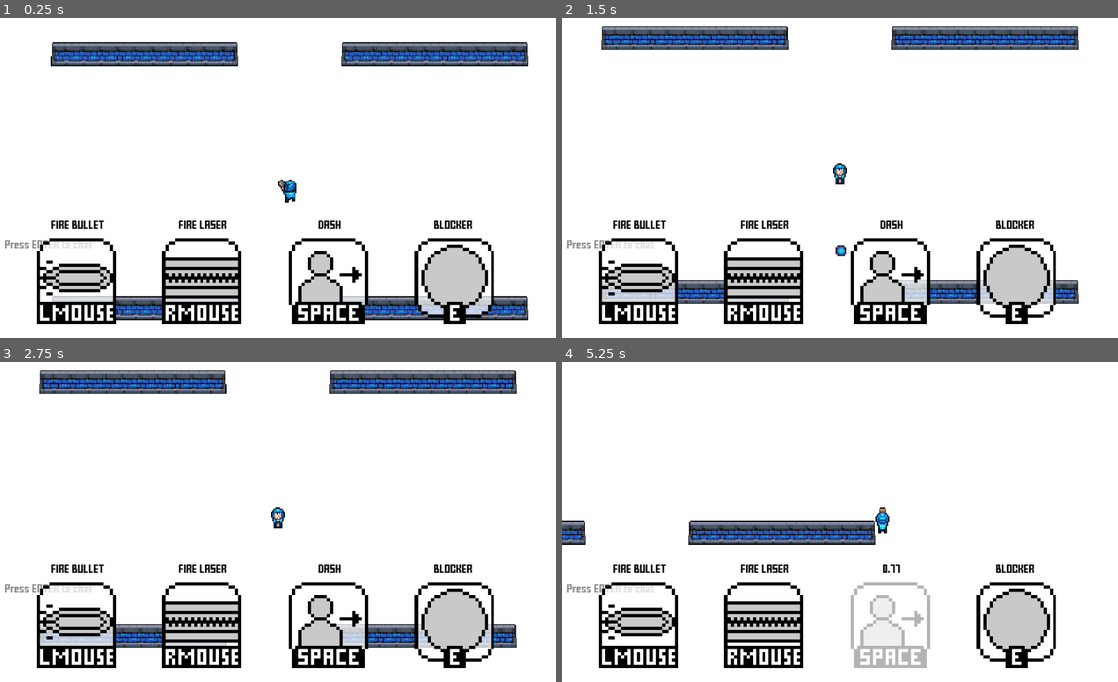
Above: before the commit, frames 1-4 (two rows, left to right).
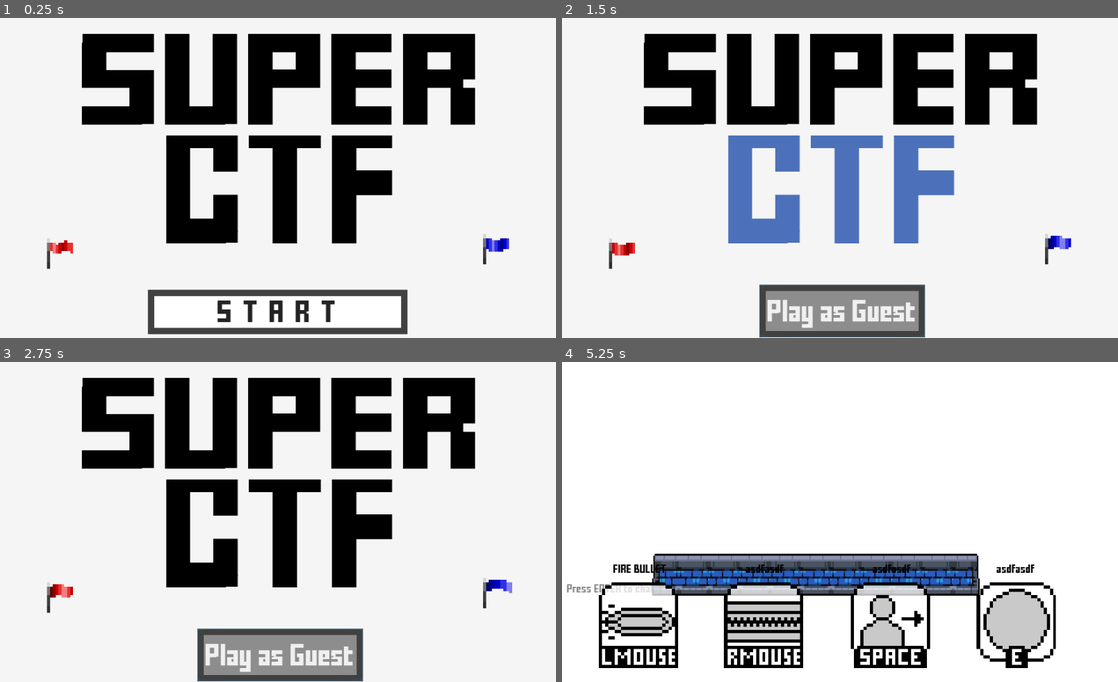
Above: after the commit, the same moments.

Repository: MarshallJDem/SuperCTF
Game: Godot game, scene res://TitleScreen.tscn
Two runs of this game, one before a commit and one after it. Both use one fixed random seed, a clock stepped at 60 frames per second and the inputs below. Sound files missing from this copy of the repository are replaced by a short silence.
Inputs (mouse positions are in pixels of both pictures, inside the frame that each line leads up to):
- Up to frame 1 (0.25 s): no input
- Up to frame 2 (1.5 s): click (840, 312) at 0.5 s, where only the run after the commit has a clickable "START"; click (840, 312) at 1.25 s, where only the run after the commit has a clickable "Play as Guest"
- Up to frame 3 (2.75 s): click (278, 656) at 2 s, where only the run after the commit has a clickable "Play as Guest"
- Up to frame 4 (5.25 s): tap Enter at 2.75, 2.85 s; move the mouse to (962, 506) at 2.77 s; hold D 2.78-3.53 s; click (962, 506) at 2.92 s; tap Space at 3.02, 3.77, 5 s; move the mouse to (728, 538) at 3.52 s; hold S 3.53-4.25 s; tap 2 at 3.6 s; click (656, 589) at 4.27 s; type "12" at 4.35 s; move the mouse to (895, 451) at 5.02 s; hold D from 5.03 s (still down); tap 3 at 5.1 s

The runs differ from the first frame. In frame 1, 38% of the frame differs, in the area x 0-95%, y 4-99%; in frame 2, 39%, in the area x 0-93%, y 2-100%; in frame 3, 38%; in frame 4, 13%.
Error before the commit: Invalid get index '0' (on base: 'Dictionary'). (res://GameContent/LineEdit.gd:46)

Commit message:
Updated things to Godot 3.2 and reverted back to HTTPS

Diff:
--- a/GameContent/NetworkController.gd
+++ b/GameContent/NetworkController.gd
@@ -84,8 +84,8 @@
 	reset_game();
 	player_name = 'Server';
 	server = WebSocketServer.new();
-	#server.private_key = load("res://HTTPSKeys/private_key.key");
-	#server.ssl_certificate = load("res://HTTPSKeys/certificate.crt");
+	server.private_key = load("res://HTTPS_Keys/linux_privkey.key");
+	server.ssl_certificate = load("res://HTTPS_Keys/linux_cert.crt");
 	server.listen(PORT, PoolStringArray(), true);
 	get_tree().set_network_peer(server);
 	print("Making Game Server Available");
@@ -128,8 +128,7 @@
 	player_name = 'Client';
 	client = WebSocketClient.new();
 	#client.trusted_ssl_certificate = load("res://HTTPSKeys/linux_fullchain.crt");
-	var url = "ws://" + Globals.serverIP;
-	#client.set_verify_ssl_enabled(false);
+	var url = "wss://" + Globals.serverIP;
 	var error = client.connect_to_url(url, PoolStringArray(), true);
 	get_tree().set_network_peer(client);
 
--- a/Globals.gd
+++ b/Globals.gd
@@ -12,7 +12,7 @@
 var userToken;
 
 #Main Server
-var mainServerIP = "http://www.superctf.com:42401/";
+var mainServerIP = "https://www.superctf.com:42401/";
 
 var game_just_started = true;
 var is_typing_in_chat = false;
@@ -24,7 +24,7 @@
 # Whether or not lasers should destroy bullets
 var lasers_destroy_bullets = true;
 # Whether to run in testing mode (for development uses)
-var testing = true;
+var testing = false;
 var forcefield_cooldown = 3;
 
 
--- a/TitleScreen.tscn
+++ b/TitleScreen.tscn
@@ -85,7 +85,7 @@
 position = Vector2( 20.7922, -30.4714 )
 scale = Vector2( 4.57399, 4.57399 )
 frames = SubResource( 1 )
-frame = 2
+frame = 3
 playing = true
 
 [node name="Red_Sprite" type="AnimatedSprite" parent="UI_Layer/Label/Flag2"]
@@ -93,7 +93,7 @@
 position = Vector2( 20.7922, -30.4714 )
 scale = Vector2( 4.57399, 4.57399 )
 frames = SubResource( 2 )
-frame = 2
+frame = 3
 playing = true
 
 [node name="Area2D" type="Area2D" parent="UI_Layer/Label/Flag2" groups=[
Not shown, changed: export_presets.cfg
Not shown, changed: Linux_Export/ctf.pck
Not shown, changed: Linux_Export/ctf.x86_64
